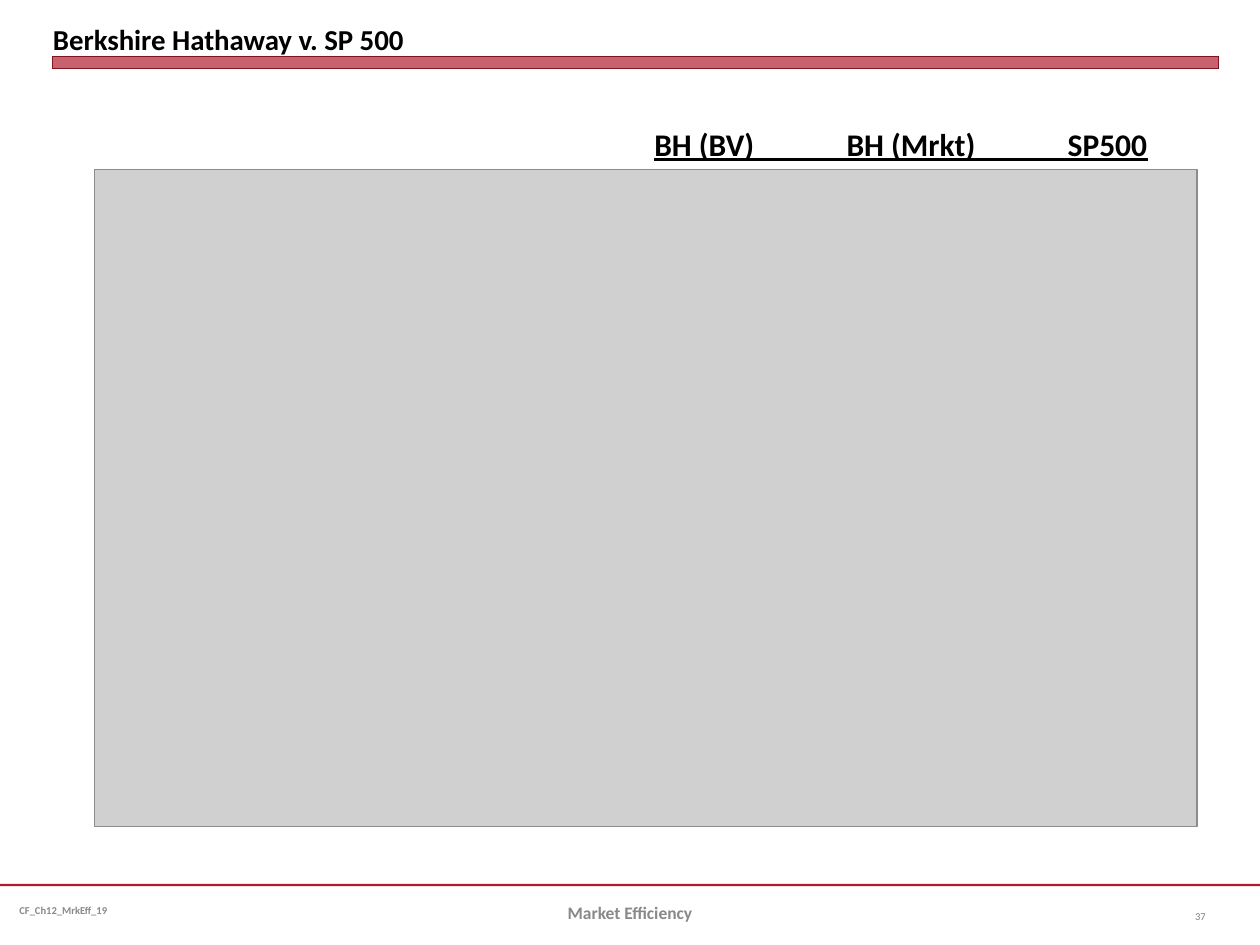
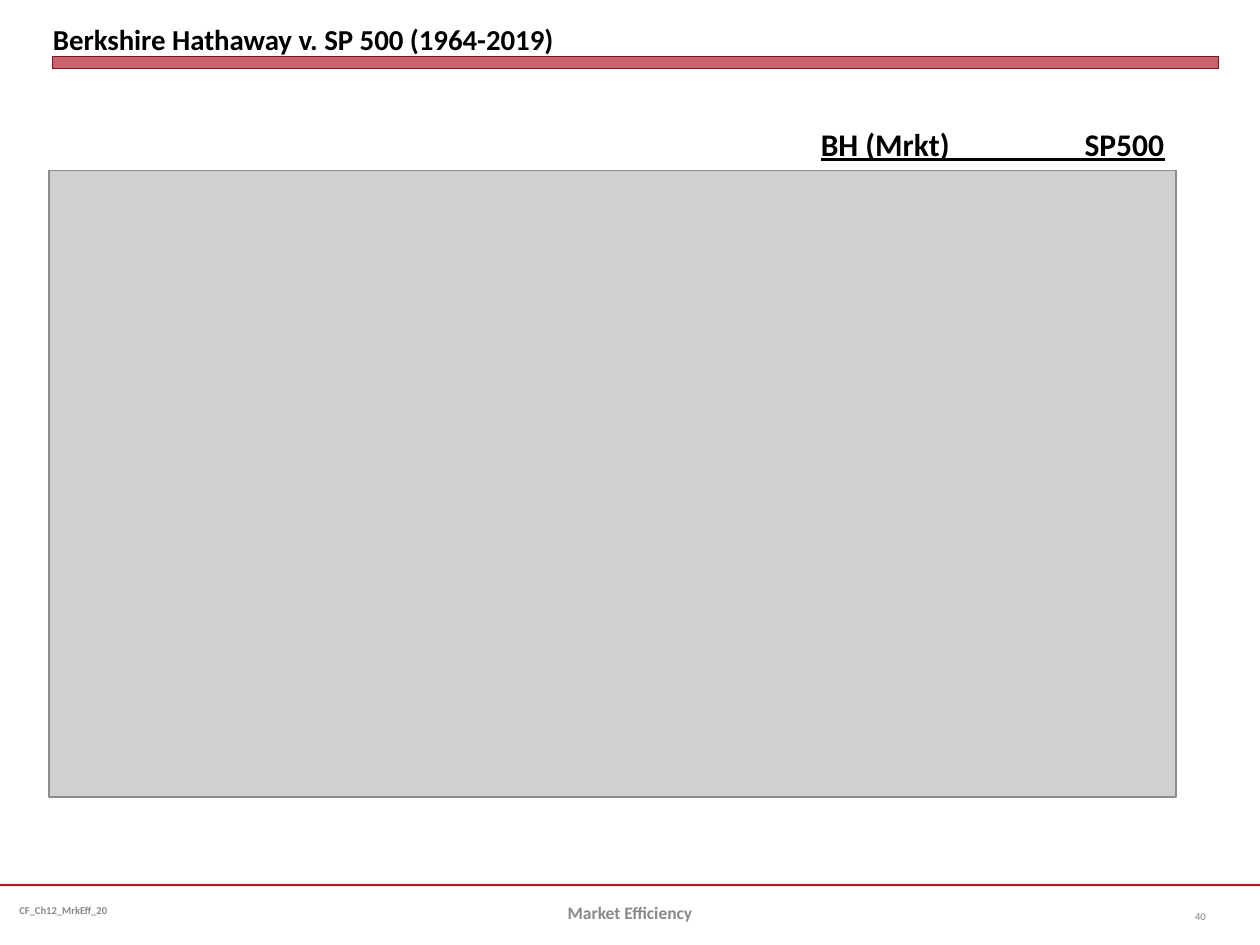
Before and after one commit to jmc877/Corporate-Finance, a slide deck: slide 40 of slides/CF_Ch12_MrkEff_20.pptx (slide 37 before the commit). Drawn at 1260x945 pixels with LibreOffice and Linux fonts; fonts in the diff are those of the drawing; grey boxes stand for pictures. Boxes give left, top, right and bottom in pixels: in the first picture for what was removed or moved away, otherwise in the second. Text is boxed around its words. In the diff, an @@ line names an element or a change of style, - is before the commit and + after.

```diff
--- a/slides/CF_Ch12_MrkEff_20.pptx
+++ b/slides/CF_Ch12_MrkEff_20.pptx
@@ title at (53,28,553,57): text changed @@
-Berkshire Hathaway v. SP 500
+Berkshire Hathaway v. SP 500 (1964-2019)
@@ text at (821,133,1164,161): text changed @@
-BH (BV) BH (Mrkt) SP500
+        BH (Mrkt) SP500
@@ picture: place and size @@
-picture at (94,170,1197,827)
+picture at (49,170,1176,798)
@@ page number at (1195,913,1206,920): text changed @@
-37
+40
```
Also in this commit, not shown: 46 other slides changed, 3 slides added, 1 slide removed, 2 other files.
